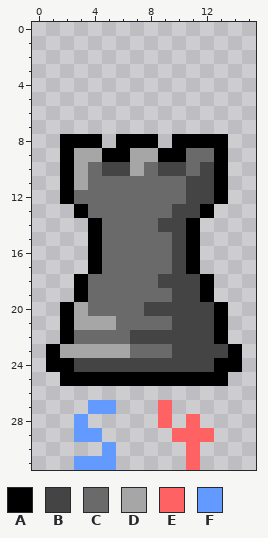
Edited in one commit: pixel-art sprite (assets/textures/selected_figures/king.png). Above, as it was before the edit.
The file is 16x32 pixels.
Palette (. is transparent): A #000000  B #444444  C #6a6a6a  D #a6a6a6  E #ff6262  F #629aff
Pixels before, first column x 1:
 8 .AAA.AAA.AAAA.
 9 .ADDAADDAACCA.
10 .ADCBBDCBBCBA.
11 .ADCCCCCCCBBA.
12 .ACCCCCCCCBBA.
13 ..ACCCCCCBBA..
14 ...ACCCCBBA...
15 ...ACCCCCBA...
16 ...ACCCCCBA...
17 ...ACCCCCBA...
18 ..ACCCCCBBBA..
19 ..ACCCCCCBBA..
20 .ADCCCCBBBBBA.
21 .ADDDCCCCBBBA.
22 .ACCCCBBBBBBA.
23 ADDDDDCCCBBBBA
24 AABBBBBBBBBBAA
25 .AAAAAAAAAAAA.
26 ..............
27 ...FF...E.....
28 ..F.....E.E...
29 ..FF.....EEE..
30 ....F.....E...
31 ..FFF.....E...
Once edited:
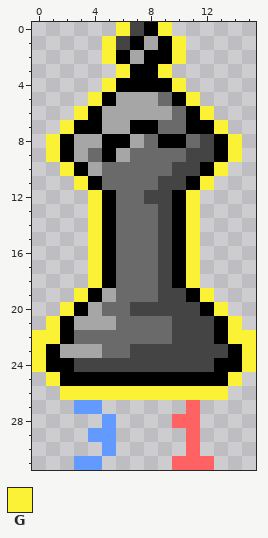
Colours new in this view: G #fbf236
Edits made:
Changed rows in their new state; - is an unchanged pixel.
first column x 0:
 0 ------GBAG------
 1 -----GBADAG-----
 2 -----GADAAG-----
 3 ------GAAG------
 4 -----GAAAAG-----
 5 ----GADDDCAG----
 6 ---GADDDDDCAG---
 7 --GAADDAACCAAG--
 8 -G-DDA-DCA-CB-G-
 9 -G--C-DCCCCBB-G-
10 --GADCCC-C-BAG--
11 --.GA----BBAG.--
12 --..GA--BBAG..--
13 ---.GA---BAG.---
14 ----GA----AG----
15 ----GA---BAG----
16 ----GA---BAG----
17 ----GA---BAG----
18 ---.GA----AG.---
19 ---GAD---B-AG---
20 --GAD--B----AG--
21 -G------------G-
22 GG-----CCC----GG
23 G----CCBBB-----G
24 G--------------G
25 -G------------G-
26 --GGGGGGGGGGGG--
27 ---F-.---.-E----
28 ---.-F---.E-----
29 ---.-F----.-.---
31 -----.----E-E---
